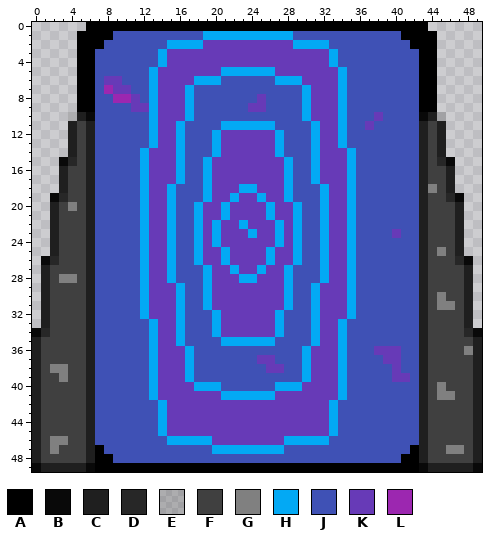
Edited in one commit: pixel-art sprite (out/production/cs230-group-17-game/com/group17/game/resources/sprites/teleporter.png). Above is the file before it was changed.
The file is 50x50 pixels.
Palette (. is transparent): A #000000  B #090909  C #1f1f1f  D #272727  E #4040403a  F #404040  G #808080  H #03a9f4  J #3f51b5  K #673ab7  L #9c27b0
The result:
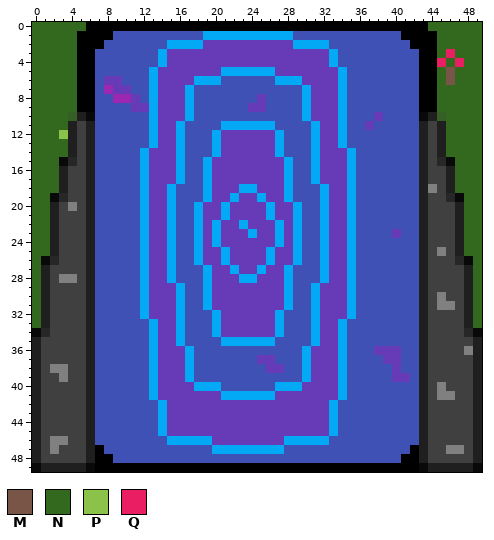
Colours new in this view: M #795548  N #33691e  P #8bc34a  Q #e91e63
Difference:
Colour E changes from #4040403a to #355f25.
Colour M now appears in rows 5 to 6 at x 46.
Colour N now appears in row 0 at x 0 to 5 and 44 to 49; in rows 1 to 2 at x 0 to 4 and 45 to 49; in row 3 at x 0 to 4, 45 and 47 to 49; in row 4 at x 0 to 4, 46 and 48 to 49; in rows 5 to 6 at x 0 to 4, 45 and 47 to 49; in rows 7 to 9 at x 0 to 4 and 45 to 49.
Colour N now appears in rows 10 to 11 at x 0 to 3 and 46 to 49; in row 12 at x 0 to 2 and 46 to 49; in rows 13 to 14 at x 0 to 3 and 46 to 49; in rows 15 to 18 at x 0 to 2 and 47 to 49; in rows 19 to 25 at x 0 to 1 and 48 to 49; in rows 26 to 33 at x 0 and 49.
Colour P now appears in row 12 at x 3.
Colour Q now appears in row 3 at x 46; in row 4 at x 45 and 47.
